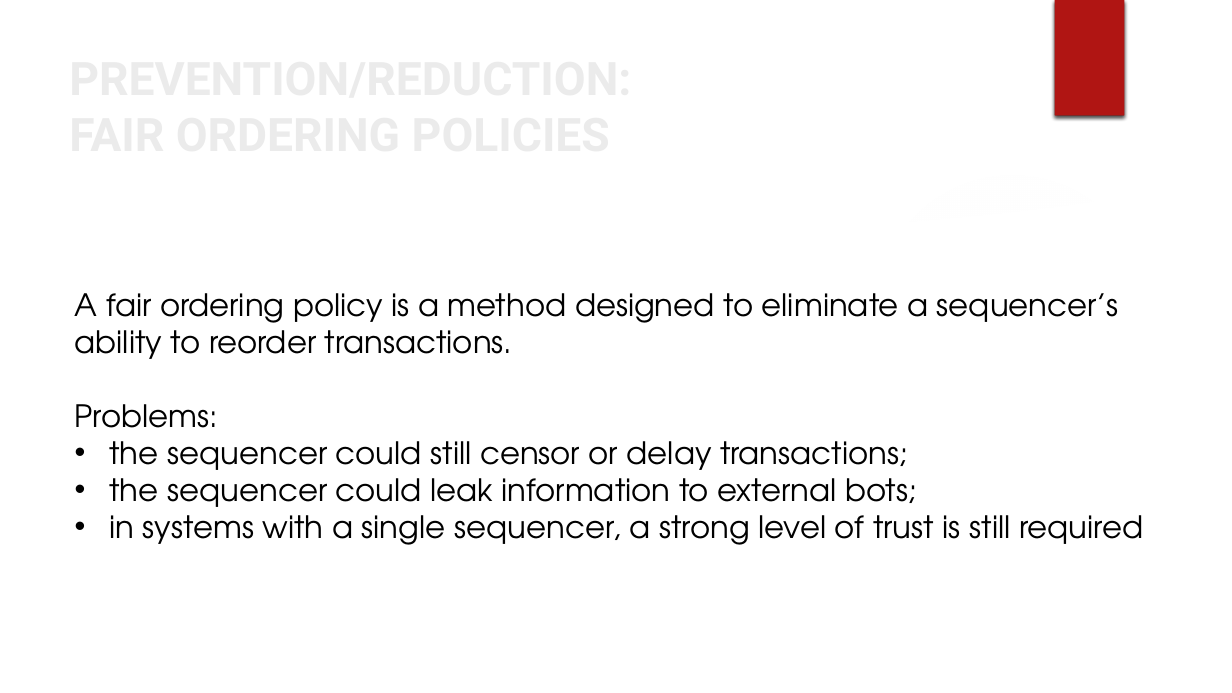
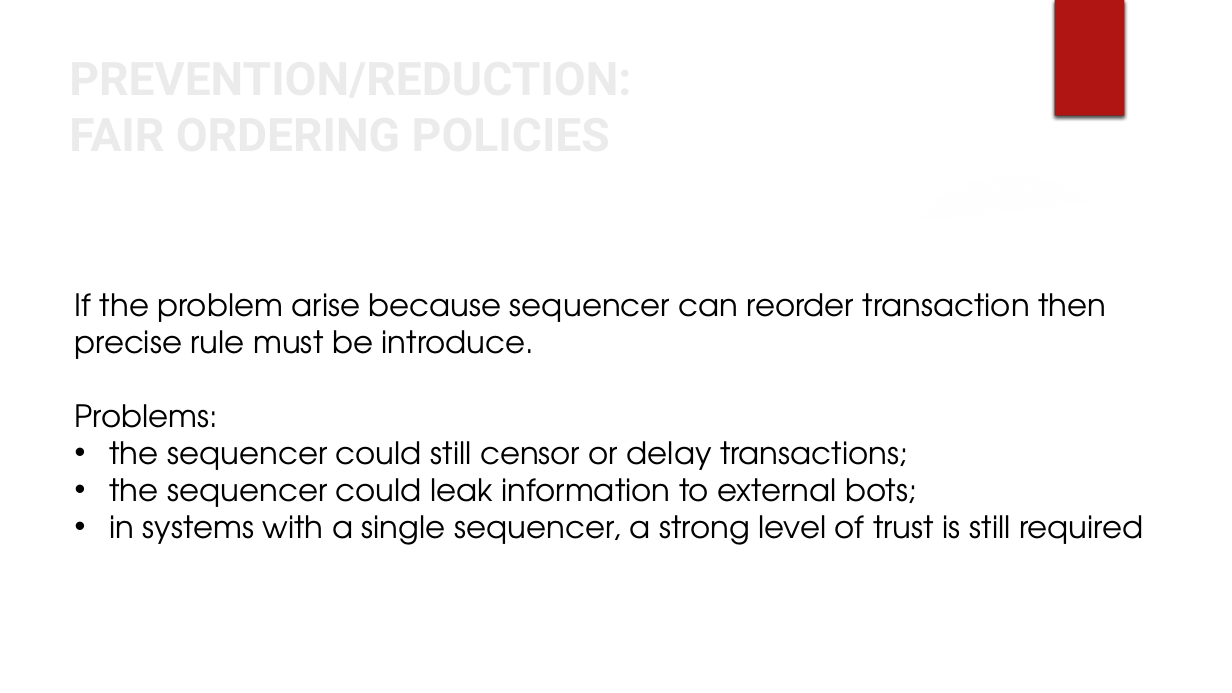
Before and after one commit to CamillaMagistrello/DECENTRALIZED_SYSTEM, a slide deck: slide 3 of SEMINARIO/MEV.pptx. Drawn at 1232x693 pixels with LibreOffice and Linux fonts; fonts in the diff are those of the drawing; background and template pictures are left out. Boxes give left, top, right and bottom in pixels: in the first picture for what was removed or moved away, otherwise in the second. Text is boxed around its words. In the diff, an @@ line names an element or a change of style, - is before the commit and + after.

```diff
--- a/SEMINARIO/MEV.pptx
+++ b/SEMINARIO/MEV.pptx
@@ text at (x1=75, y1=293, x2=1106, y2=359): text changed @@
-A fair ordering policy is a method designed to eliminate a sequencer’s ability to reorder transactions.
+If the problem arise because sequencer can reorder transaction then precise rule must be introduce.
```
Also in this commit, not shown: 7 other slides changed.
